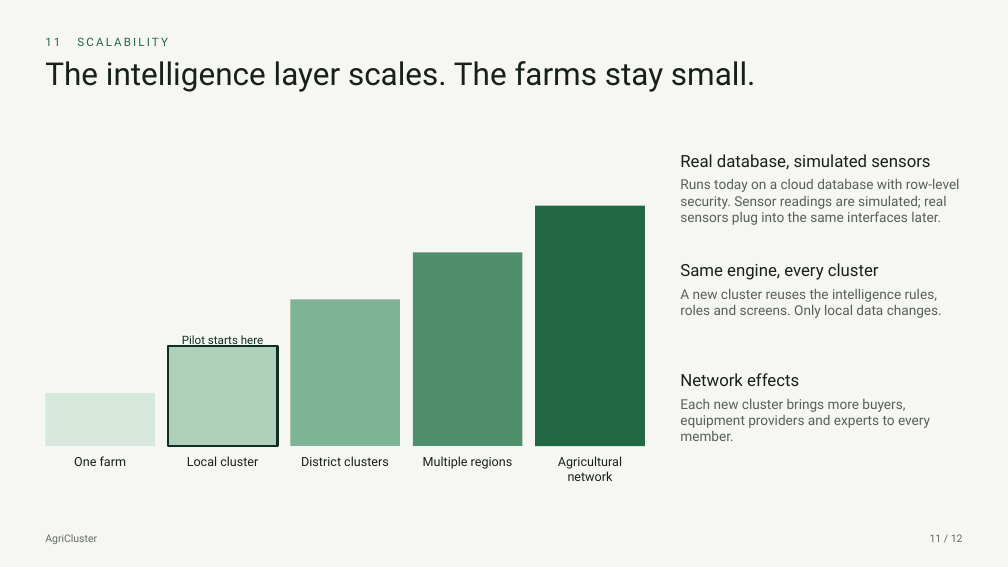
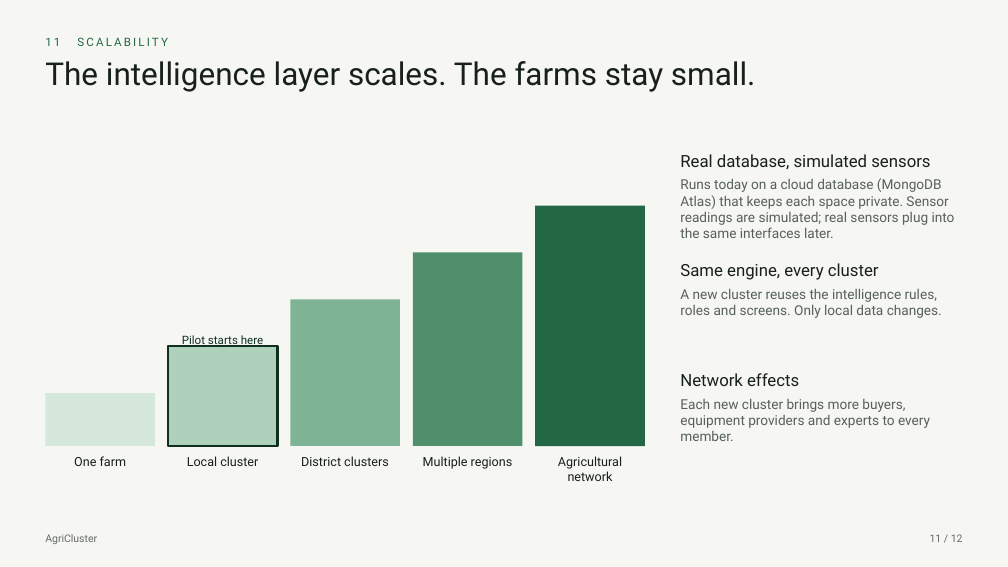
Before and after one commit to spandanamahesh63-hue/Agri_cluster-2, a slide deck: slide 11 of deck/AgriCluster-pitch.pptx. Drawn at 1008x567 pixels with LibreOffice and Linux fonts; fonts in the diff are those of the drawing. Boxes give left, top, right and bottom in pixels: in the first picture for what was removed or moved away, otherwise in the second. Text is boxed around its words. In the diff, an @@ line names an element or a change of style, - is before the commit and + after.

```diff
--- a/deck/AgriCluster-pitch.pptx
+++ b/deck/AgriCluster-pitch.pptx
@@ text at (x1=680, y1=178, x2=955, y2=238): text changed @@
-Runs today on a cloud database with row-level security. Sensor readings are simulated; real sensors plug into the same interfaces later.
+Runs today on a cloud database (MongoDB Atlas) that keeps each space private. Sensor readings are simulated; real sensors plug into the same interfaces later.
```
Also in this commit, not shown: 3 other files.
